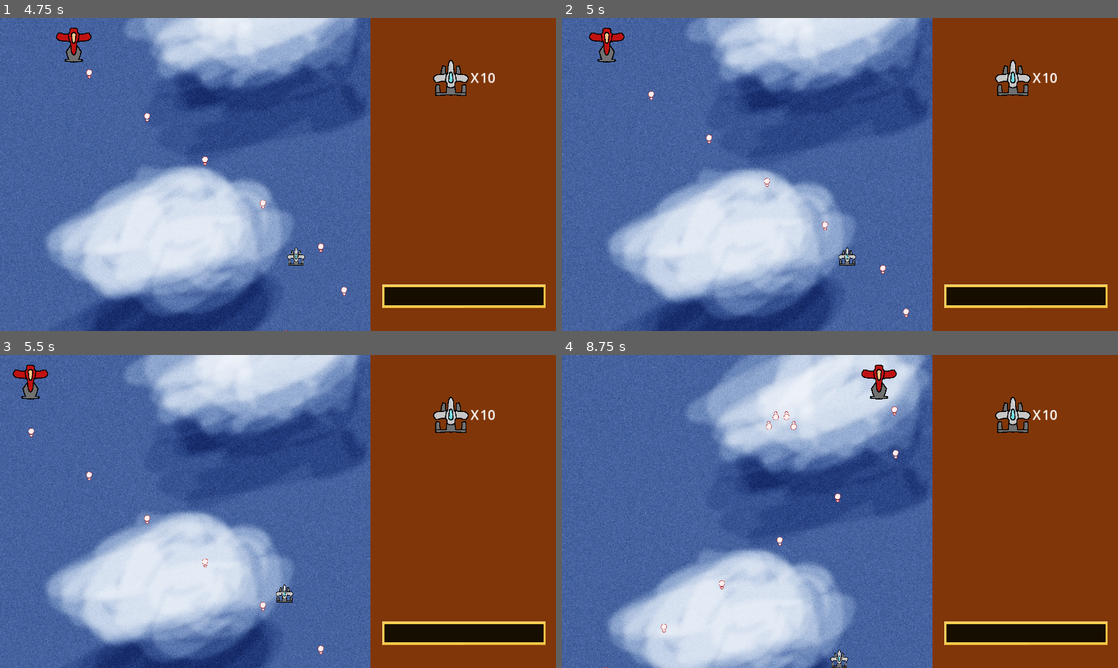
Above: before the commit, frames 1-4 (two rows, left to right).
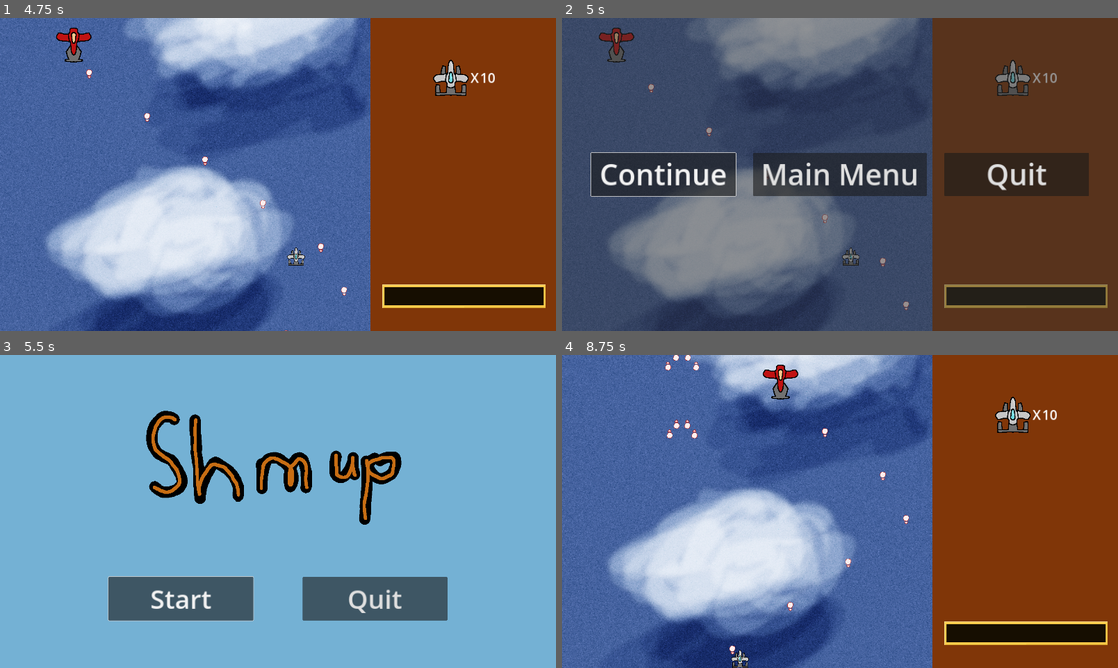
Above: after the commit, the same moments.

Repository: ConradBelaire/Shmup
Game: Godot game, scene res://Scenes/MainMenu.tscn
Same seed, same stepped clock (60 frames per second), same inputs: the game is played once before the commit and once after it.
Inputs (mouse positions are in pixels of both pictures, inside the frame that each line leads up to):
- Up to frame 1 (4.75 s): click "Start" at 0.5 s; hold D (right) 1.28-2.03 s; hold J (fire) 1.28-2.03 s; hold S (down) 2.03-2.78 s; tap Shift (slow) at 2.1 s; hold D (right) 2.78-3.53 s; hold K (special) 2.78-3.53 s; hold W (up) 3.53-4.28 s; tap J (fire) at 3.6 s; hold A (left) from 4.28 s (still down); hold Shift (slow) from 4.28 s (still down)
- Up to frame 2 (5 s): keep holding A (left); keep holding Shift (slow); tap Escape (esc, bound only after the commit) at 4.9 s
- Up to frame 3 (5.5 s): release A (left) at 5 s; release Shift (slow) at 5 s; click (278, 511) at 5 s, where only the run after the commit has a clickable "Main Menu"
- Up to frame 4 (8.75 s): click (745, 599) at 5.75 s, where only the run after the commit has a clickable "Start"; hold A (left) 6.53-7.28 s; tap K (special) at 6.6 s; hold S (down) 7.28-8.03 s; hold J (fire) 7.28-8.03 s; hold D (right) from 8.03 s (still down); tap Shift (slow) at 8.1 s

Frame 1 is identical in both runs. In frame 2, 97% of the frame differs, in the area x 0-100%, y 0-100%; in frame 3, 98%; in frame 4, 36%.

Commit message:
Functioning pause

Diff:
--- a/Scenes/Main.tscn
+++ b/Scenes/Main.tscn
@@ -45,13 +45,15 @@
 rotation = 3.14159
 
 [node name="UI" parent="." instance=ExtResource("6_ycgcn")]
-z_index = 5
+z_index = 1
 offset_left = 1280.0
 offset_right = 1280.0
+mouse_filter = 1
 
 [node name="GameOver" parent="." instance=ExtResource("7_pisdv")]
 visible = false
-z_index = 10
+z_index = 2
+mouse_filter = 1
 
 [node name="ReturnTimer" type="Timer" parent="."]
 process_mode = 3
--- a/Scenes/Pause.tscn
+++ b/Scenes/Pause.tscn
@@ -46,5 +46,6 @@
 theme_override_font_sizes/font_size = 100
 text = "Quit"
 
+[connection signal="pressed" from="VBoxContainer/HBoxContainer/ContinueButton" to="." method="_on_continue_button_pressed"]
 [connection signal="pressed" from="VBoxContainer/HBoxContainer/MainMenuButton" to="." method="_on_menu_button_pressed"]
 [connection signal="pressed" from="VBoxContainer/HBoxContainer/QuitButton" to="." method="_on_quit_button_pressed"]
--- a/Scripts/Main.gd
+++ b/Scripts/Main.gd
@@ -8,6 +8,8 @@
 @onready var menu_scene = load("res://Scenes/MainMenu.tscn")
 @onready var pause_scene = load("res://Scenes/Pause.tscn")
 @onready var turkey_enemy_scene = preload("res://Scenes/TurkeyEnemy.tscn")
+
+var pause_instance
 
 var game_over = false
 
@@ -39,7 +41,22 @@
 	$ReturnTimer.stop()
 	$GameOver.visible = false
 
+func _process(delta):
+	if (Input.is_action_just_pressed("esc")):
+		_pause()
+	pass
 
+func _pause():
+	pause_instance = pause_scene.instantiate()
+	pause_instance.unpause.connect(_unpause)
+	pause_instance.z_index = 3
+	pause_instance.process_mode = Node.PROCESS_MODE_ALWAYS
+	add_child(pause_instance)
+	get_tree().paused = true
+
+func _unpause():
+	get_tree().paused = false
+	pause_instance.queue_free()
 
 func _on_return_timer_timeout():
 	get_tree().paused = false
--- a/Scripts/Pause.gd
+++ b/Scripts/Pause.gd
@@ -1,15 +1,29 @@
 extends Control
 
+signal unpause
 
 # Called when the node enters the scene tree for the first time.
 func _ready():
 	$VBoxContainer/HBoxContainer/ContinueButton.grab_focus()
+	print("hi there")
 	pass # Replace with function body.
 
+func _process(delta):
+	if (Input.is_action_just_pressed("esc")):
+		print("esc")
+		unpause.emit()
 
 func _on_menu_button_pressed():
-	get_tree().change_scene_to_file("res://Scenes/Main.tscn")
+	print("menu")
+	get_tree().paused = false
+	get_tree().change_scene_to_file("res://Scenes/MainMenu.tscn")
 
 
 func _on_quit_button_pressed():
+	print("quit")
 	get_tree().quit()
+
+
+func _on_continue_button_pressed():
+	print("continue")
+	unpause.emit()
--- a/project.godot
+++ b/project.godot
@@ -70,3 +70,8 @@
 "events": [Object(InputEventKey,"resource_local_to_scene":false,"resource_name":"","device":-1,"window_id":0,"alt_press …(182 unchanged characters)…
 ]
 }
+esc={
+"deadzone": 0.5,
+"events": [Object(InputEventKey,"resource_local_to_scene":false,"resource_name":"","device":-1,"window_id":0,"alt_pressed":false,"shift_pressed":false,"ctrl_pressed":false,"meta_pressed":false,"pressed":false,"keycode":0,"physical_keycode":4194305,"key_label":0,"unicode":0,"echo":false,"script":null)
+]
+}
